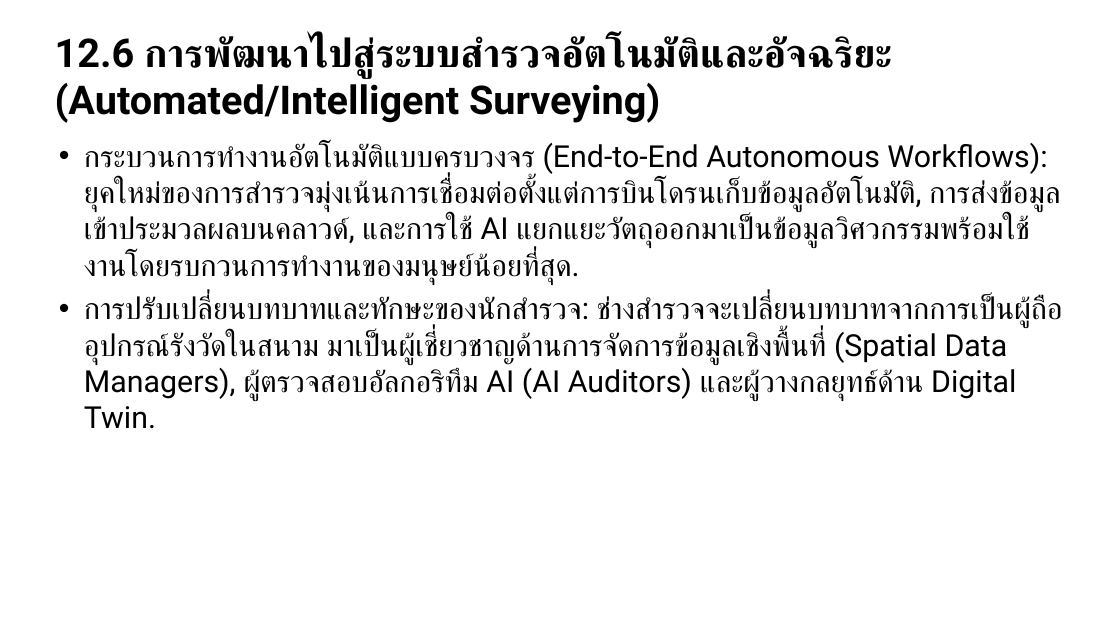
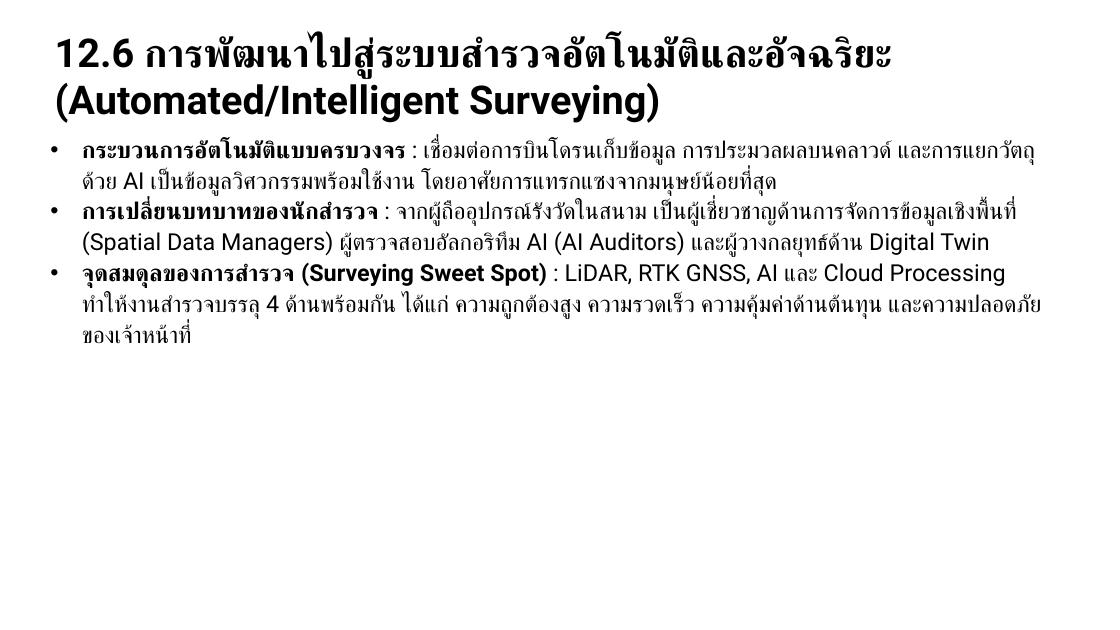
Before and after one commit to soravisAmn/Presentation, a slide deck: slide 92 of Surveying Technologies/draft#3/draft3.pptx (slide 101 before the commit). Drawn at 1120x630 pixels with LibreOffice and Linux fonts; fonts in the diff are those of the drawing. Boxes give left, top, right and bottom in pixels: in the first picture for what was removed or moved away, otherwise in the second. Text is boxed around its words. In the diff, an @@ line names an element or a change of style, - is before the commit and + after.

```diff
--- a/Surveying Technologies/draft#3/draft3.pptx
+++ b/Surveying Technologies/draft#3/draft3.pptx
@@ text at [82, 139, 1041, 343]: text changed; size 26 to 20 pt @@
-• กระบวนการทำงานอัตโนมัติแบบครบวงจร (End-to-End Autonomous Workflows): ยุคใหม่ของการสำรวจมุ่งเน้นการเชื่อมต่อตั้งแต่การบินโดรนเก็บข้อมูลอัตโนมัติ, การส่งข้อมูลเข้าประมวลผลบนคลาวด์, และการใช้ AI แยกแยะวัตถุออกมาเป็นข้อมูลวิศวกรรมพร้อมใช้งานโดยรบกวนการทำงานของมนุษย์น้อยที่สุด.
-• การปรับเปลี่ยนบทบาทและทักษะของนักสำรวจ: ช่างสำรวจจะเปลี่ยนบทบาทจากการเป็นผู้ถืออุปกรณ์รังวัดในสนาม มาเป็นผู้เชี่ยวชาญด้านการจัดการข้อมูลเชิงพื้นที่ (Spatial Data Managers), ผู้ตรวจสอบอัลกอริทึม AI (AI Auditors) และผู้วางกลยุทธ์ด้าน Digital Twin.
+• กระบวนการอัตโนมัติแบบครบวงจร : เชื่อมต่อการบินโดรนเก็บข้อมูล การประมวลผลบนคลาวด์ และการแยกวัตถุด้วย AI เป็นข้อมูลวิศวกรรมพร้อมใช้งาน โดยอาศัยการแทรกแซงจากมนุษย์น้อยที่สุด
+• การเปลี่ยนบทบาทของนักสำรวจ : จากผู้ถืออุปกรณ์รังวัดในสนาม เป็นผู้เชี่ยวชาญด้านการจัดการข้อมูลเชิงพื้นที่ (Spatial Data Managers) ผู้ตรวจสอบอัลกอริทึม AI (AI Auditors) และผู้วางกลยุทธ์ด้าน Digital Twin
+• จุดสมดุลของการสำรวจ (Surveying Sweet Spot) : LiDAR, RTK GNSS, AI และ Cloud Processing ทำให้งานสำรวจบรรลุ 4 ด้านพร้อมกัน ได้แก่ ความถูกต้องสูง ความรวดเร็ว ความคุ้มค่าด้านต้นทุน และความปลอดภัยของเจ้าหน้าที่
```
Also in this commit, not shown: 49 other slides changed, 14 slides added, 23 slides removed, 16 other files.
